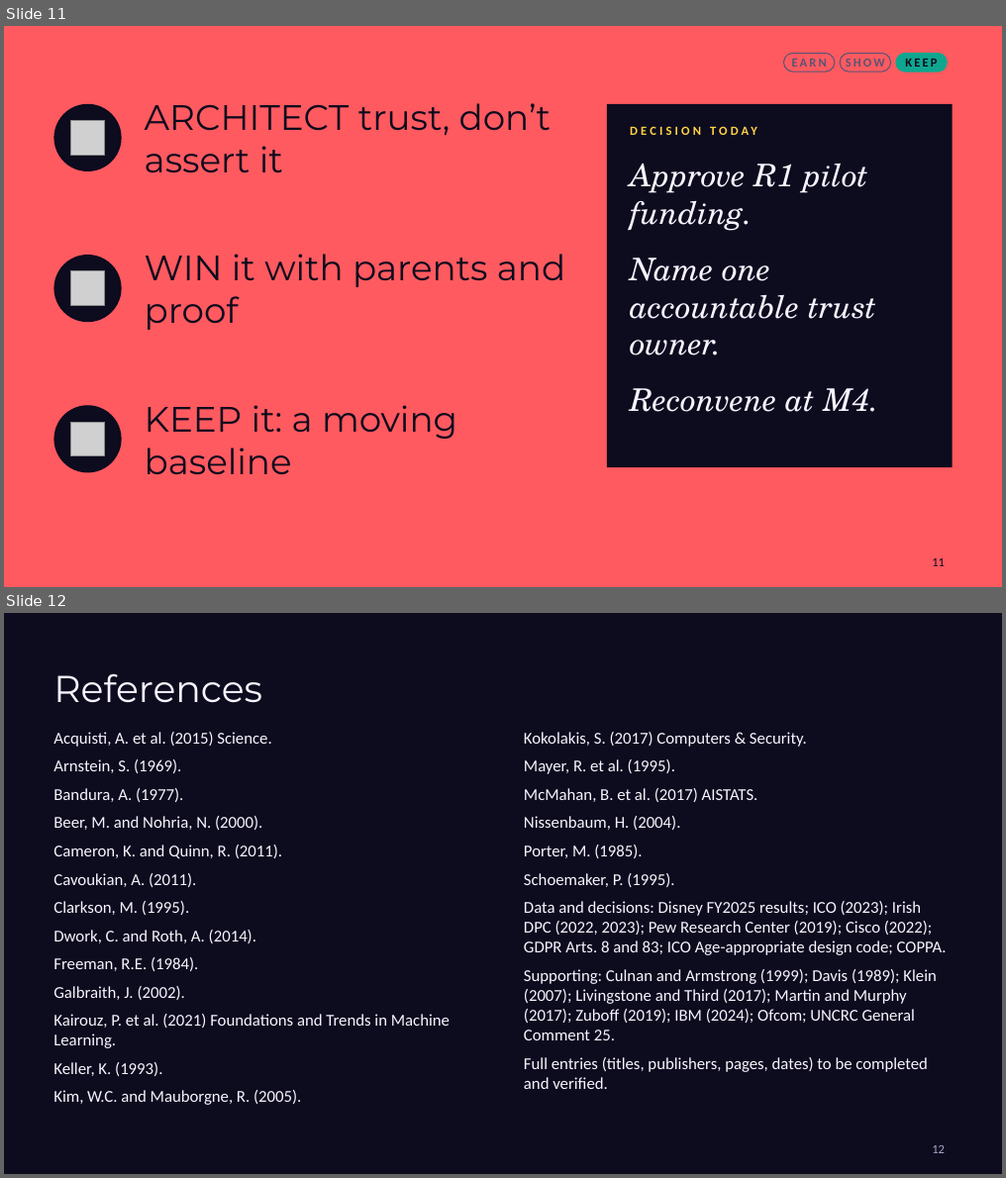
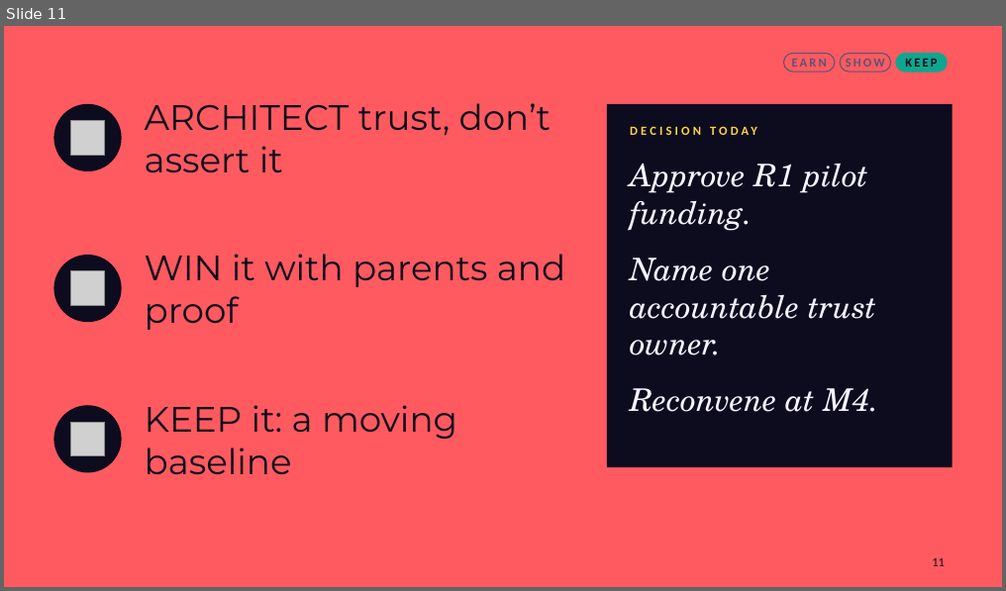
Before and after one commit to karanrg22-svg/skill, a slide deck: output/B_Creative_Visual.pptx. Shown one above the other, each under a label of ours: slides 11 and 12 before the commit, slide 11 after it. The pictures are 1006x1178 and 1006x591 pixels, drawn with LibreOffice and Linux fonts; fonts in the diff are those of the drawing; grey boxes stand for pictures. Boxes give left, top, right and bottom in pixels: in the first picture for what was removed or moved away, otherwise in the second. Text is boxed around its words. In the diff, an @@ line names an element or a change of style, - is before the commit and + after.

```diff
--- a/output/B_Creative_Visual.pptx
+++ b/output/B_Creative_Visual.pptx
@@ slide 12 removed at bbox=[4, 613, 1002, 1174], background #0D0B1E @@
@@ text removed at bbox=[54, 673, 262, 702] @@
-References
@@ text removed at bbox=[54, 732, 450, 1105] @@
-Acquisti, A. et al. (2015) Science.
-Arnstein, S. (1969).
-Bandura, A. (1977).
-Beer, M. and Nohria, N. (2000).
-Cameron, K. and Quinn, R. (2011).
-Cavoukian, A. (2011).
-Clarkson, M. (1995).
-Dwork, C. and Roth, A. (2014).
-Freeman, R.E. (1984).
-Galbraith, J. (2002).
-Kairouz, P. et al. (2021) Foundations and Trends in Machine Learning.
-Keller, K. (1993).
-Kim, W.C. and Mauborgne, R. (2005).
@@ text removed at bbox=[524, 732, 946, 1089] @@
-Kokolakis, S. (2017) Computers & Security.
-Mayer, R. et al. (1995).
-McMahan, B. et al. (2017) AISTATS.
-Nissenbaum, H. (2004).
-Porter, M. (1985).
-Schoemaker, P. (1995).
-Data and decisions: Disney FY2025 results; ICO (2023); Irish DPC (2022, 2023); Pew Research Center (2019); Cisco (2022); GDPR Arts. 8 and 83; ICO Age-appropriate design code; COPPA.
-Supporting: Culnan and Armstrong (1999); Davis (1989); Klein (2007); Livingstone and Third (2017); Martin and Murphy (2017); Zuboff (2019); IBM (2024); Ofcom; UNCRC General Comment 25.
-Full entries (titles, publishers, pages, dates) to be completed and verified.
@@ page number removed at bbox=[932, 1146, 944, 1154] @@
-12
```
Also in this commit, not shown: 2 slides changed, 3 slides added, 1 other slide removed, 1 other file.
